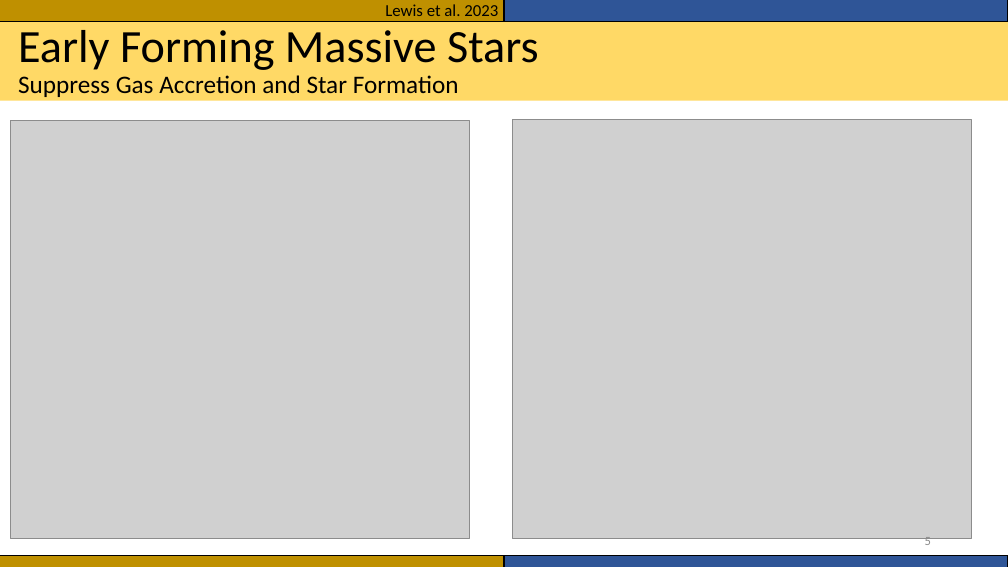
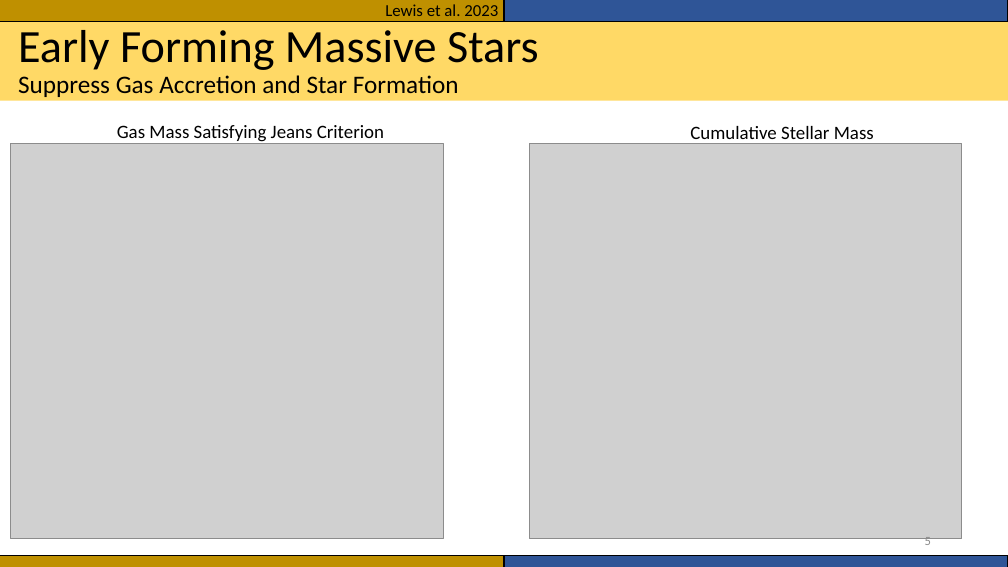
Before and after one commit to seanlabean/presentations, a slide deck: slide 5 of 2022Clusters/Presentation1.pptx. Drawn at 1008x567 pixels with LibreOffice and Linux fonts; fonts in the diff are those of the drawing; grey boxes stand for pictures. Boxes give left, top, right and bottom in pixels: in the first picture for what was removed or moved away, otherwise in the second. Text is boxed around its words. In the diff, an @@ line names an element or a change of style, - is before the commit and + after.

```diff
--- a/2022Clusters/Presentation1.pptx
+++ b/2022Clusters/Presentation1.pptx
@@ picture: place and size @@
-picture at (11, 120, 469, 539)
+picture at (11, 144, 443, 539)
@@ text added at (117, 125, 384, 142), 18 pt, text #000000 @@
+Gas Mass Satisfying Jeans Criterion
@@ picture: place and size @@
-picture at (513, 119, 971, 538)
+picture at (529, 144, 962, 539)
@@ text added at (690, 126, 874, 144), 18 pt, text #000000 @@
+Cumulative Stellar Mass
```
